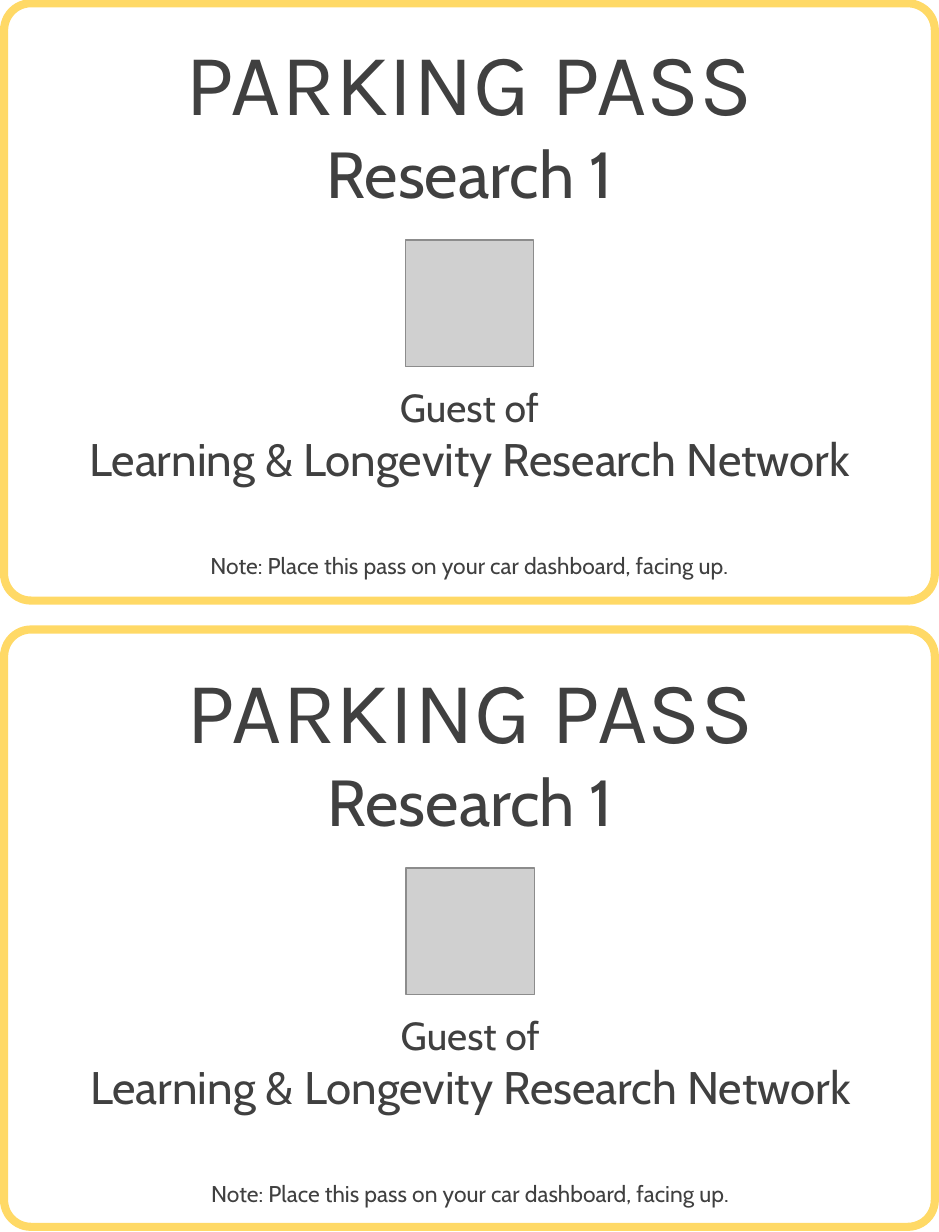
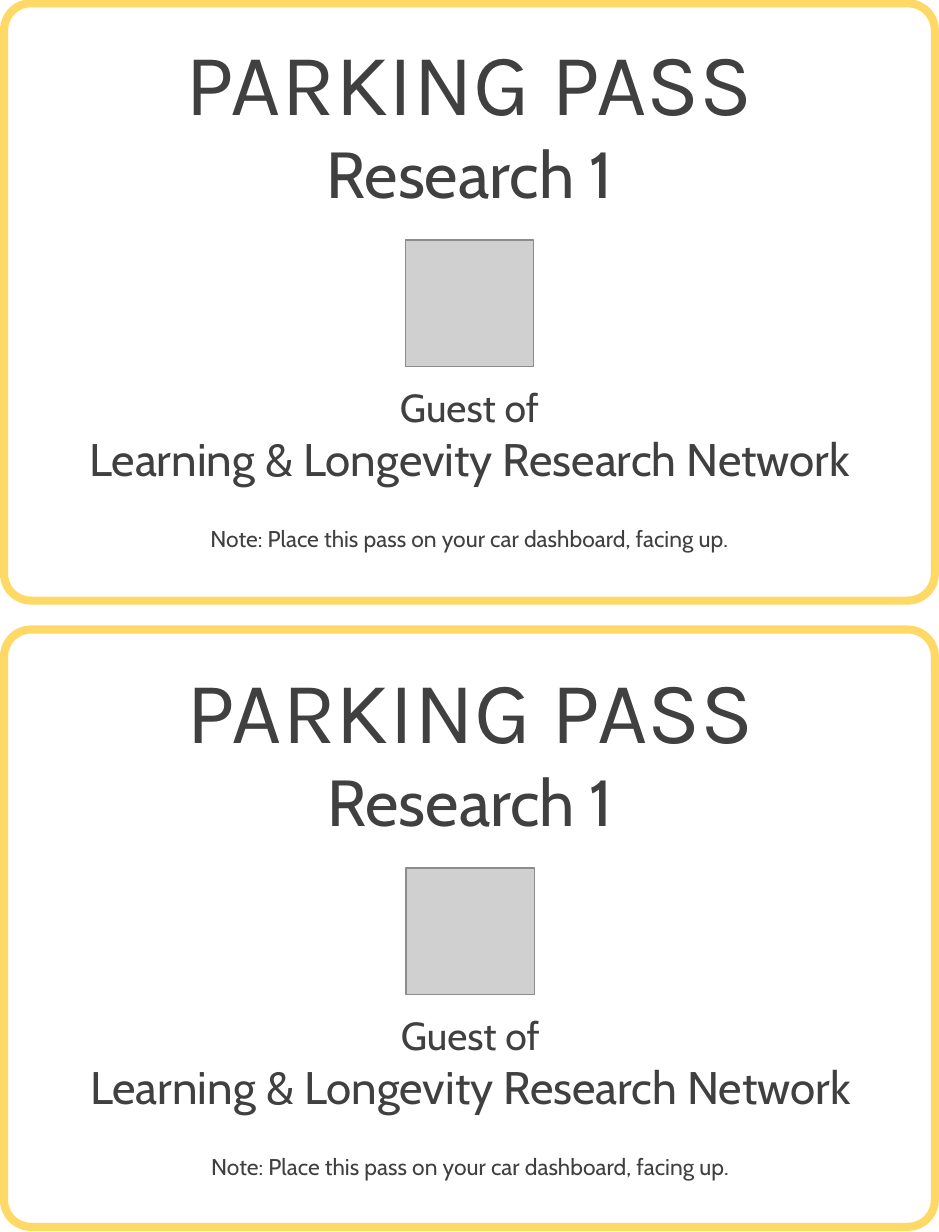
Before and after one commit to llrn/protocol, a slide deck: slide 1 of parking-pass.pptx. Drawn at 939x1232 pixels with LibreOffice and Linux fonts; fonts in the diff are those of the drawing; grey boxes stand for pictures. Boxes give left, top, right and bottom in pixels: in the first picture for what was removed or moved away, otherwise in the second. Text is boxed around its words. In the diff, an @@ line names an element or a change of style, - is before the commit and + after.

Commit message:
update parking pass

```diff
--- a/parking-pass.pptx
+++ b/parking-pass.pptx
@@ text "Guest of" rewrapped from <box>89,392,850,580</box> to <box>89,392,850,553</box> @@
@@ text "Guest of" rewrapped from <box>90,1020,850,1208</box> to <box>90,1020,851,1181</box> @@
```
Also in this commit, not shown: 1 other file.
